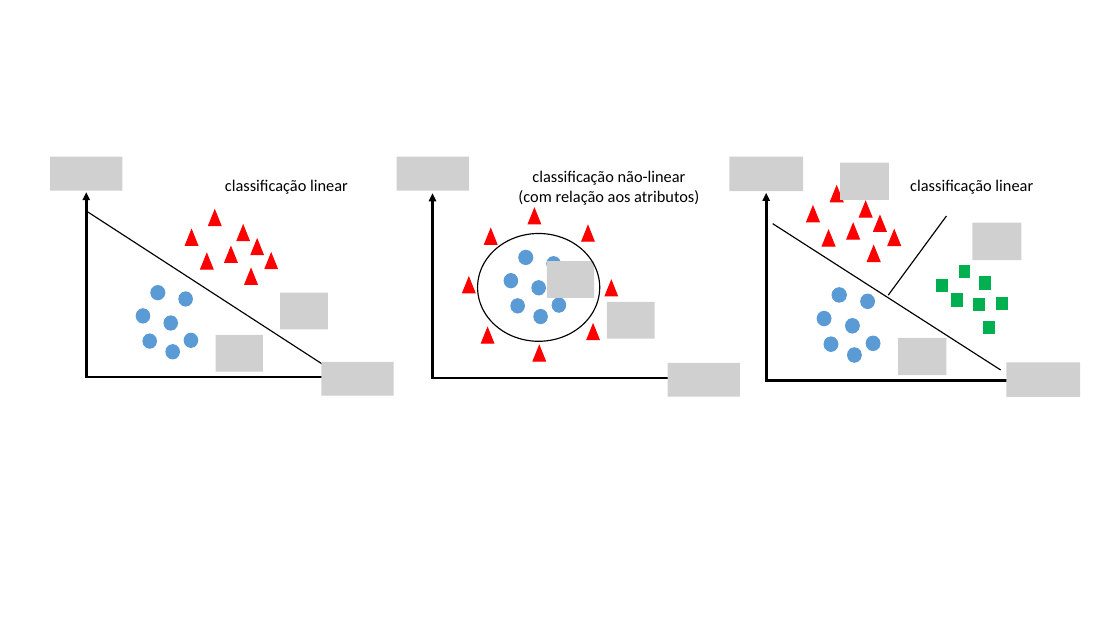
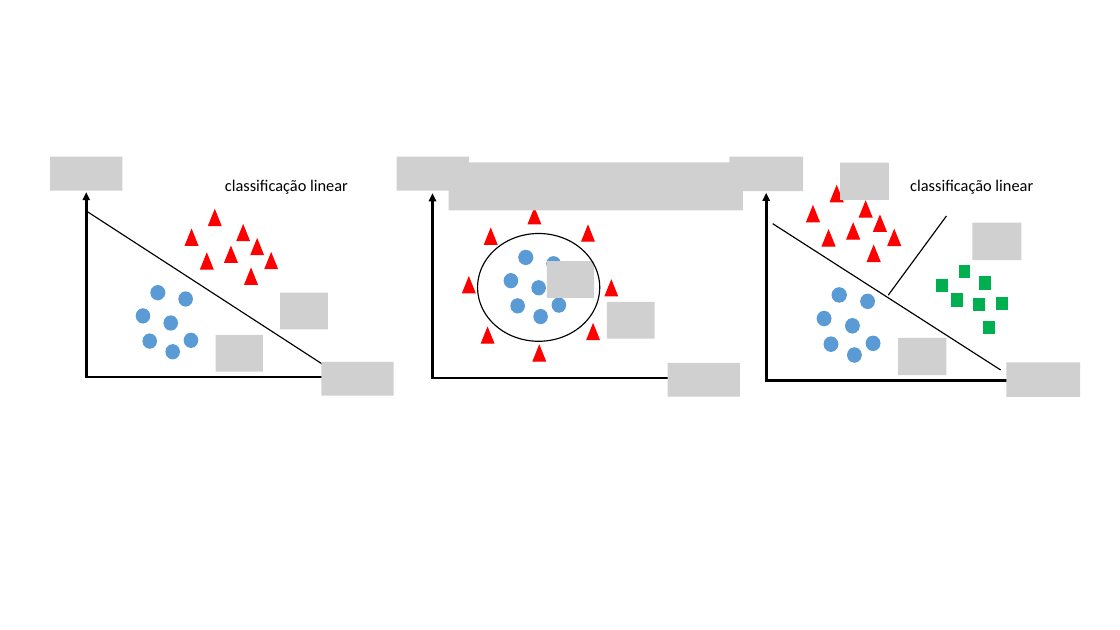
Before and after one commit to zz4fap/t320_aprendizado_de_maquina, a slide deck: slide 32 of slides/T320_Classificação (Parte I).pptx (slide 29 before the commit). Drawn at 1120x630 pixels with LibreOffice and Linux fonts; fonts in the diff are those of the drawing; grey boxes stand for pictures. Boxes give left, top, right and bottom in pixels: in the first picture for what was removed or moved away, otherwise in the second. Text is boxed around its words. In the diff, an @@ line names an element or a change of style, - is before the commit and + after.

```diff
--- a/slides/T320_Classificação (Parte I).pptx
+++ b/slides/T320_Classificação (Parte I).pptx
@@ picture added at <box>449,162,743,210</box> @@
@@ text removed at <box>518,170,699,205</box> @@
-classificação não-linear
-(com relação aos atributos)
```
Also in this commit, not shown: 4 other slides changed, 3 slides added, 1 other file.
